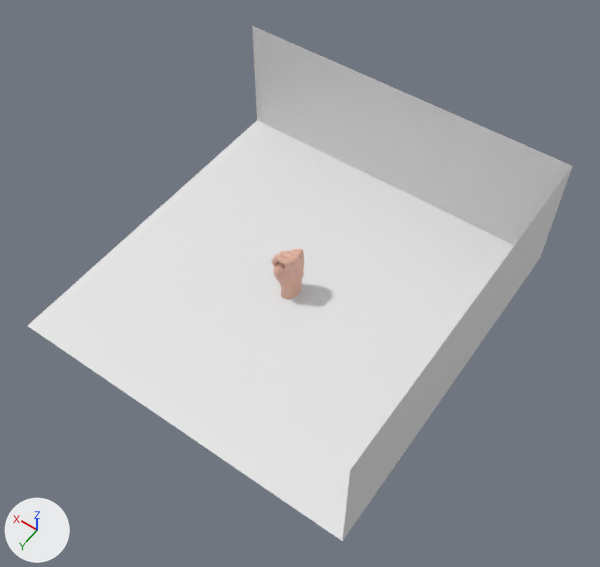
One commit to the OBJ model Hand Models Blender/alphabet/N.obj: the scene before it, then after it.
Before and after are seen from a 50 mm lens placed at (-14.9, 20.6, 32.4), pointed at (-0.7, 0.7, 1.1). Lighting does not change. The marker at lower left points along +X, +Y and +Z. Where no turn or scale is listed for an object, it has been applied to the vertices.

The scene before the commit, as lines of its bpy script (objects in view):
```python
me_plane_004 = bpy.data.meshes.new('Plane.004')
me_plane_004.from_pydata(...)  # 13290 vertices, 13244 faces, 2 loose edges; spans x -0.2..1.12, y -0.83..0.83, z -1.77..1.91
me_plane_004.materials.append(mat_material_002)  # beige #e7b7a4
me_plane_plane_006 = bpy.data.meshes.new('Plane_Plane.006')
me_plane_plane_006.from_pydata([(9.5, -9.2, -0.9), (9.5, 9.3, -0.9), (-9.0, 9.3, -0.9), (-9.0, -9.2, -0.9), (-9.0, -9.2, 5.7), (-9.0, 9.3, 5.7), (9.5, -9.2, 5.7)], [], [(0, 1, 2, 3), (2, 5, 4, 3), (3, 4, 6, 0)])
me_plane_plane_006.materials.append(mat_material_001)  # white #e7e7e7
ob_plane_004 = bpy.data.objects.new('Plane.004', me_plane_004)
ob_plane_004.location = (0.0, 0.0, 0.0)
ob_plane_plane_006 = bpy.data.objects.new('Plane_Plane.006', me_plane_plane_006)
ob_plane_plane_006.location = (0.0, 0.0, 0.0)
```
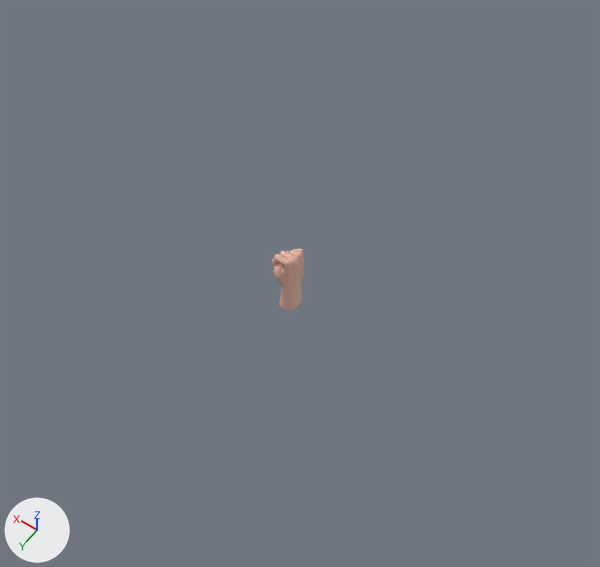
The change in detail:
Object 'Plane_Plane.006' (ob_plane_plane_006) is deleted.

Pixel boxes (x1, y1, x2, y2) of what changed, in the pictures (600 x 567 px):
'Plane_Plane.006', deleted
    before: (28, 26, 573, 541)
